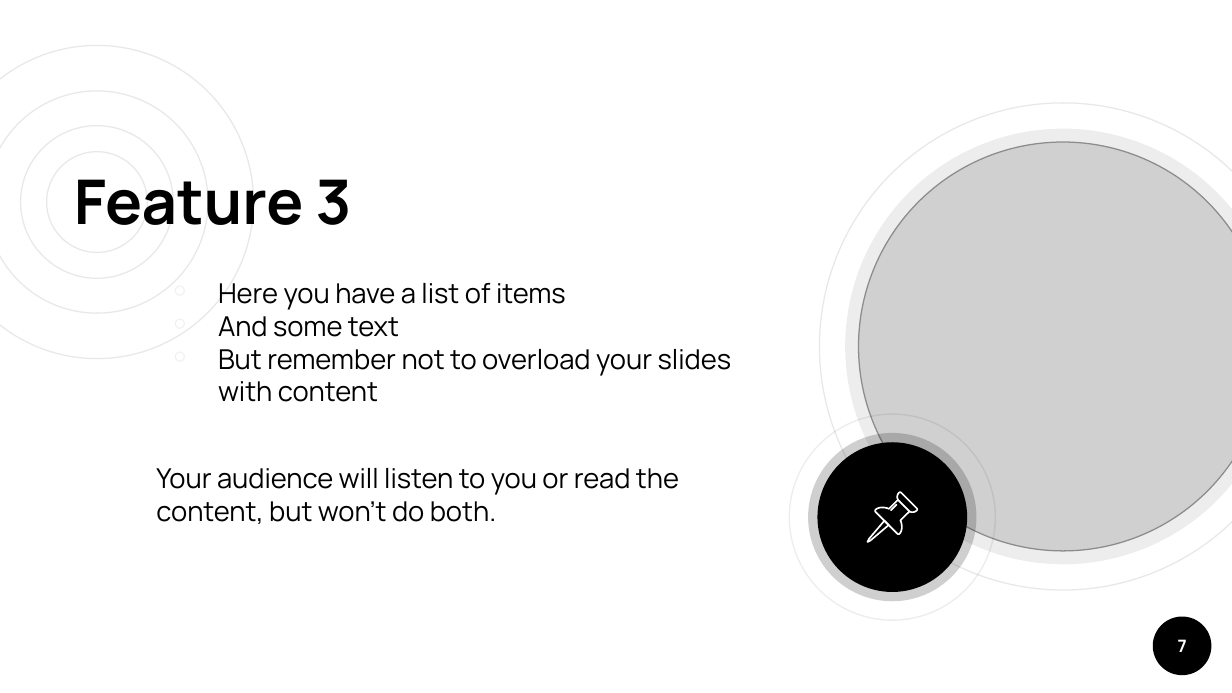
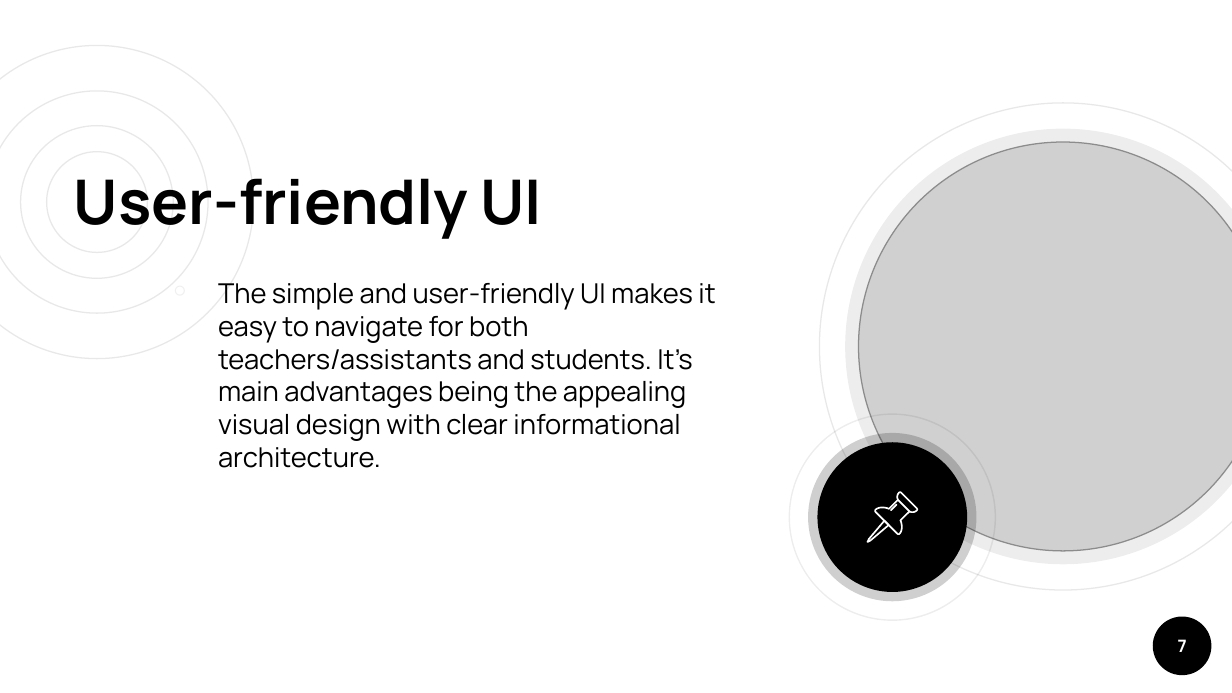
Before and after one commit to IsmaelZaidi/AskNow, a slide deck: slide 7 of docs/presentation/draft/AskNow - Draft Presentation.pptx. Drawn at 1232x693 pixels with LibreOffice and Linux fonts; fonts in the diff are those of the drawing; grey boxes stand for pictures. Boxes give left, top, right and bottom in pixels: in the first picture for what was removed or moved away, otherwise in the second. Text is boxed around its words. In the diff, an @@ line names an element or a change of style, - is before the commit and + after.

Commit message:
Added Luka's slide

```diff
--- a/docs/presentation/draft/AskNow - Draft Presentation.pptx
+++ b/docs/presentation/draft/AskNow - Draft Presentation.pptx
@@ title at bbox=[74, 178, 542, 239]: text changed @@
-Feature 3
+User-friendly UI
@@ text at bbox=[218, 283, 715, 468]: text changed @@
-￮ Here you have a list of items
-￮ And some text
-￮ But remember not to overload your slides with content
-Your audience will listen to you or read the content, but won’t do both.
+￮ The simple and user-friendly UI makes it easy to navigate for both teachers/assistants and students. It’s main advantages being the appealing visual design with clear informational architecture.
```
